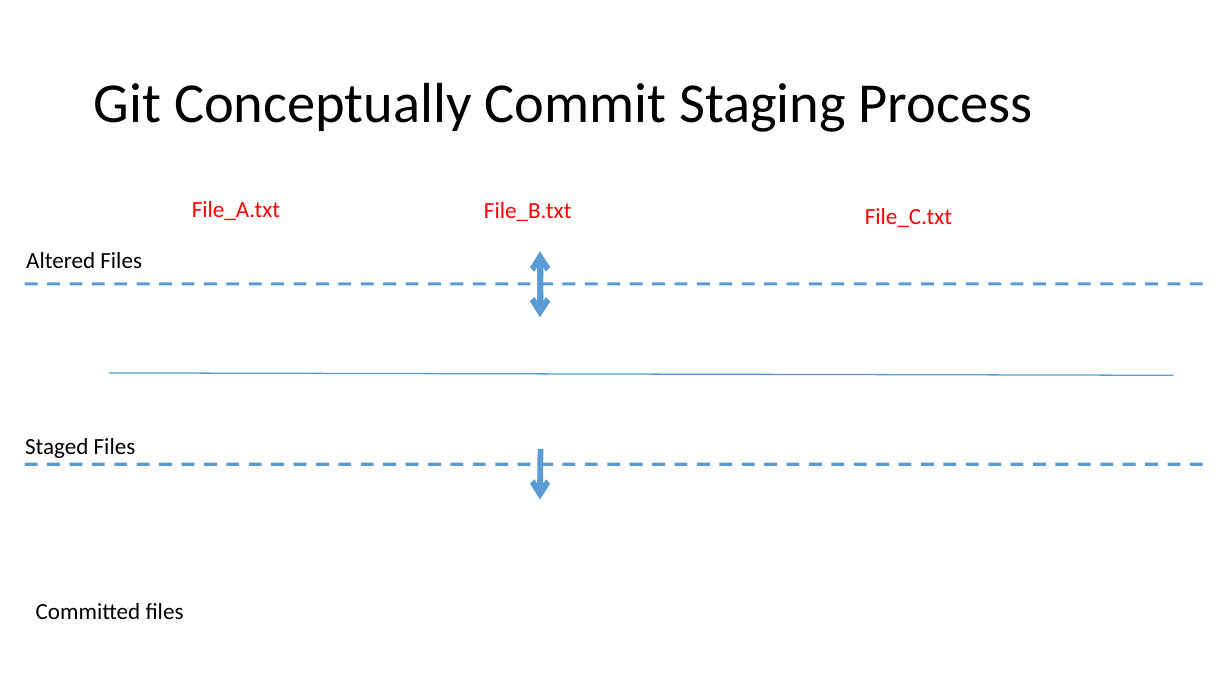
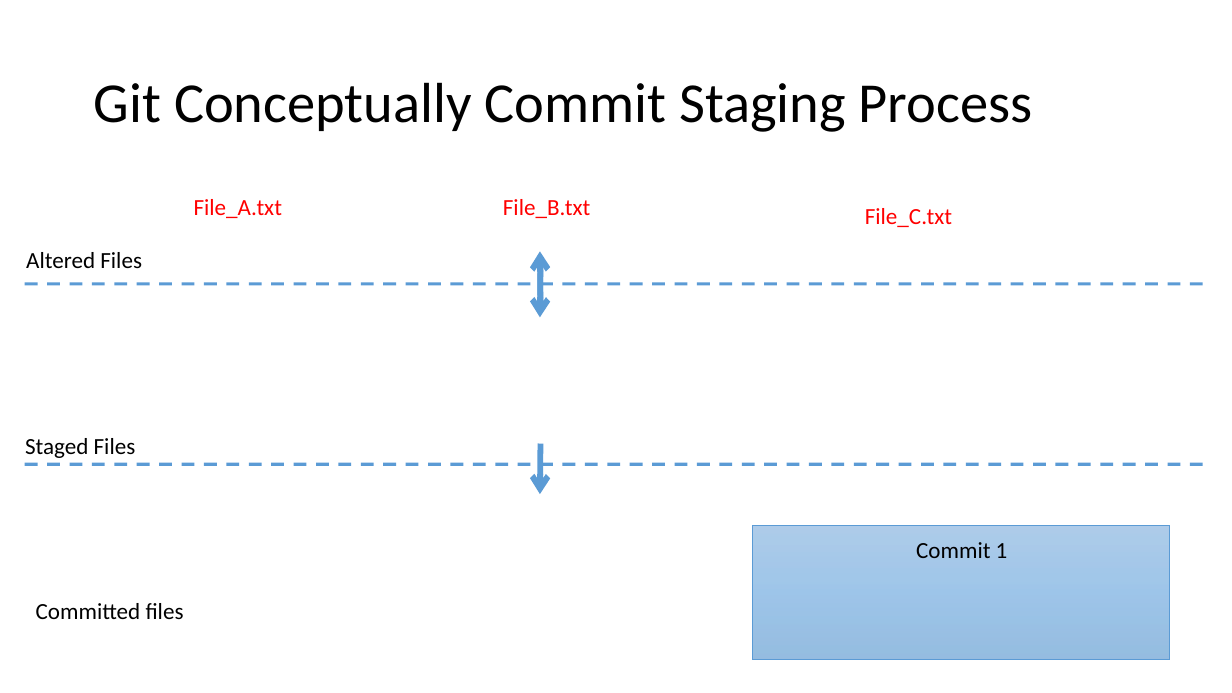
Before and after one commit to jbm950/personal_projects, a slide deck: slide 11 of git_presentation/git_presentation.pptx. Drawn at 1232x693 pixels with LibreOffice and Linux fonts; fonts in the diff are those of the drawing. Boxes give left, top, right and bottom in pixels: in the first picture for what was removed or moved away, otherwise in the second. Text is boxed around its words. In the diff, an @@ line names an element or a change of style, - is before the commit and + after.

```diff
--- a/git_presentation/git_presentation.pptx
+++ b/git_presentation/git_presentation.pptx
@@ text "File_B.txt": place and size @@
-text "File_B.txt" at <box>484,202,572,221</box>
+text "File_B.txt" at <box>503,199,591,218</box>
@@ line removed from (109, 373) to (1174, 375) @@
@@ arrow moved from (541, 449) - (540, 500) to (541, 444) - (540, 494) @@
@@ rectangle added at <box>753,525,1170,659</box>, fill gradient #71A6DB to #559BDB to #448ACA, outline #5B9BD5 0.5 pt @@
@@ text added at <box>916,542,1008,558</box>, 18 pt, text #000000 @@
+Commit 1
```
Also in this commit, not shown: 1 other slide changed.
